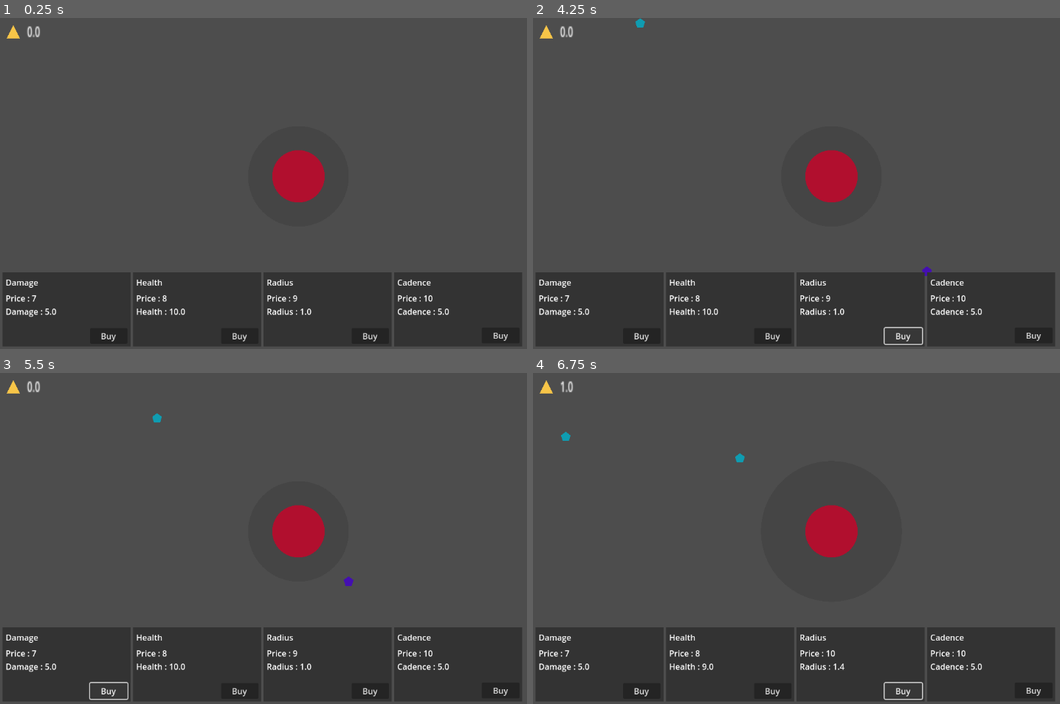
Above: before the commit, frames 1-4 (two rows, left to right).
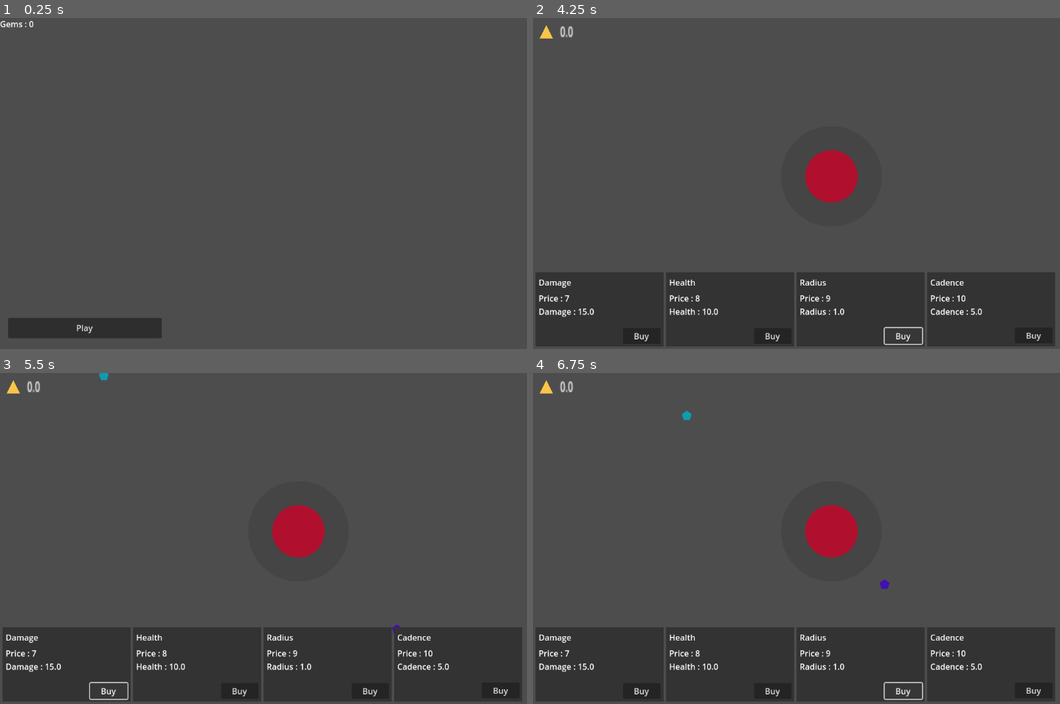
Above: after the commit, the same moments.

Repository: jakubaszcz/Prototype-Evil-Tower
Game: Godot game, scene res://Components/Scenes/Menu.tscn
Two runs of this game, one before a commit and one after it. Both use one fixed random seed, a clock stepped at 60 frames per second and the inputs below. Before the commit the project starts from res://Components/Scenes/Game.tscn.
Inputs (mouse positions are in pixels of both pictures, inside the frame that each line leads up to):
- Up to frame 1 (0.25 s): no input
- Up to frame 2 (4.25 s): click (775, 335) at 0.5 s, where only the run before the commit has a clickable "Buy"; click (617, 329) at 1.25 s, where only the run after the commit has a clickable "Play"; click "Buy" at 2 s; click "Buy" at 2.75 s; click "Buy" at 3.5 s
- Up to frame 3 (5.5 s): click "Buy" at 4.25 s; click "Buy" at 5 s
- Up to frame 4 (6.75 s): click "Buy" at 5.75 s; click "Buy" at 6.5 s

The runs differ from the first frame. In frame 1, 21% of the frame differs, in the area x 0-100%, y 0-100%; in frame 2, 0.1%; in frame 3, 0.2%; in frame 4, 0.3%.

Commit message:
[PET] Create Menu

Diff:
--- a/Components/Interfaces/game_over_ui.tscn
+++ b/Components/Interfaces/game_over_ui.tscn
@@ -34,4 +34,5 @@
 "
 
 [connection signal="pressed" from="VBoxContainer/Restart" to="." method="_on_restart_pressed"]
+[connection signal="pressed" from="VBoxContainer/Menu" to="." method="_on_menu_pressed"]
 [connection signal="pressed" from="VBoxContainer/Quit" to="." method="_on_quit_pressed"]
--- a/Components/Scenes/Game.tscn
+++ b/Components/Scenes/Game.tscn
@@ -1,6 +1,5 @@
-[gd_scene load_steps=9 format=3 uid="uid://dw6snjba4llv7"]
+[gd_scene load_steps=8 format=3 uid="uid://dw6snjba4llv7"]
 
-[ext_resource type="Script" uid="uid://b8oj5t1y3uoql" path="res://Scripts/Scenes/Game.gd" id="1_iqgff"]
 [ext_resource type="PackedScene" uid="uid://cq0st15no33wp" path="res://Components/Entities/Player.tscn" id="2_jru4f"]
 [ext_resource type="PackedScene" uid="uid://ootpfvisx2mm" path="res://Components/Entities/Map.tscn" id="3_jru4f"]
 [ext_resource type="PackedScene" uid="uid://dkhftkgwmo5w3" path="res://Components/Interfaces/Game/player_statistics.tscn" id="4_h73p6"]
@@ -10,7 +9,6 @@
 [ext_resource type="PackedScene" uid="uid://6bx4vjucv7wm" path="res://Components/Interfaces/game_over_ui.tscn" id="7_u1lbh"]
 
 [node name="Game" type="Node2D"]
-script = ExtResource("1_iqgff")
 
 [node name="Components" type="Node" parent="."]
 
--- /dev/null
+++ b/Components/Scenes/Menu.tscn
@@ -0,0 +1,22 @@
+[gd_scene load_steps=2 format=3 uid="uid://penchdojg3ck"]
+
+[ext_resource type="Script" uid="uid://cs42blsbj68yg" path="res://Scripts/Scenes/Menu.gd" id="1_06sn7"]
+
+[node name="Menu" type="Node2D"]
+script = ExtResource("1_06sn7")
+
+[node name="CanvasLayer" type="CanvasLayer" parent="."]
+
+[node name="Button" type="Button" parent="CanvasLayer"]
+offset_left = 16.0
+offset_top = 587.0
+offset_right = 316.0
+offset_bottom = 627.0
+text = "Play"
+
+[node name="Gems" type="Label" parent="CanvasLayer"]
+offset_right = 40.0
+offset_bottom = 23.0
+text = "Gems : 0"
+
+[connection signal="pressed" from="CanvasLayer/Button" to="." method="_on_button_pressed"]
--- a/Scripts/Game.gd
+++ b/Scripts/Game.gd
@@ -30,5 +30,4 @@
 	if (is_game_over):
 		game_gems = (survival_time + enemies_killed_count)/(survival_time/enemies_killed_count)
 		Global.ressources_gems += game_gems
-		print("You won "+str(game_gems))
-		print(str(survival_time))
+		print(str(Global.ressources_gems))
--- a/Scripts/Global.gd
+++ b/Scripts/Global.gd
@@ -1,44 +1,40 @@
 extends Node
 
-# Progression file
-var progression_file_extension := "cfg"
-var progression_file := "progression" + "." + progression_file_extension
-var progression_path := "user://" + progression_file
 
-# Ressources
-var ressources_gems : int = 0 # IG Coins Ressources
+var progression_path := "user://progression.cfg"
 
+var ressources_gems : int = 0
+var abilities_attack : float = 10.0
+var abilities_radius : float = 0.0
+var abilities_health : float = 0.0
+var abilities_cadence : float = 0.0
+var start_coin : int = 0
 
-# Abilities
-var abilities_attack : float = 0.0 # Global Abilities, That Affects IG
-var abilities_radius : float = 0.0  # Global Abilities, That Affects IG
-var abilities_health : float = 0.0 # Global Abilities, That Affects IG
-var abilities_cadence : float = 0.0
-
-# Bonuses
-var start_coin := 0
-
-# Load Progression
 func load_progression():
-	var config := ConfigFile.new()
+	var config = ConfigFile.new()
 	var error = config.load(progression_path)
 	if error == OK:
-		ressources_gems = config.get_value("progress", "gems", 0)
-		abilities_health = config.get_value("progress", "attack", 10)
-		abilities_radius = config.get_value("progress", "radius", 10)
-		abilities_health = config.get_value("progress", "health", 10)
-		abilities_cadence = config.get_value("progress", "cadence", 10)
-		start_coin = config.get_value("progress", "coin", 0)
+		ressources_gems   = config.get_value("progress", "gems", 0)
+		abilities_attack  = config.get_value("progress", "attack", 0.0)
+		abilities_radius  = config.get_value("progress", "radius", 0.0)
+		abilities_health  = config.get_value("progress", "health", 0.0)
+		abilities_cadence = config.get_value("progress", "cadence", 0.0)
+		start_coin        = config.get_value("progress", "coin", 0)
+		print("Save chargée :", ProjectSettings.globalize_path(progression_path))
 	else:
-		print("No save have been found.")
+		print("Pas de save trouvée, valeurs par défaut.")
 
-# Save Progression
 func save_progression():
 	var config = ConfigFile.new()
-	config.get_value("progress", "gems", ressources_gems)
-	config.get_value("progress", "attack", abilities_attack)
-	config.get_value("progress", "radius", abilities_radius)
-	config.get_value("progress", "health", abilities_health)
-	config.get_value("progress", "cadence", abilities_cadence)
-	config.get_value("progress", "coin", start_coin)
-	config.save(progression_path)
+	config.set_value("progress", "gems", ressources_gems)
+	config.set_value("progress", "attack", abilities_attack)
+	config.set_value("progress", "radius", abilities_radius)
+	config.set_value("progress", "health", abilities_health)
+	config.set_value("progress", "cadence", abilities_cadence)
+	config.set_value("progress", "coin", start_coin)
+
+	var err = config.save(progression_path)
+	if err != OK:
+		push_error("Erreur de sauvegarde : " + str(err))
+	else:
+		print("💾 Sauvegarde réussie :", ProjectSettings.globalize_path(progression_path))
--- a/Scripts/Interfaces/game_over_ui.gd
+++ b/Scripts/Interfaces/game_over_ui.gd
@@ -10,9 +10,17 @@
 		$"VBoxContainer/Total Gems".text = "Total gems : " + str(Global.ressources_gems - Game.game_gems) + " + " + str(Game.game_gems)
 
 
-func _on_restart_pressed() -> void:
-	get_tree().change_scene_to_file(get_tree().current_scene.scene_file_path)
 
 
 func _on_quit_pressed() -> void:
+	Global.save_progression()
 	get_tree().quit()
+
+
+func _on_restart_pressed() -> void:
+	Global.save_progression()
+
+
+func _on_menu_pressed() -> void:
+	Global.save_progression()
+	get_tree().change_scene_to_file("res://Components/Scenes/Menu.tscn")
--- a/Scripts/Scenes/Game.gd
+++ b/Scripts/Scenes/Game.gd
@@ -1,5 +1 @@
 extends Node2D
-
-func _ready():
-	# Load Progression
-	Global.load_progression()
--- /dev/null
+++ b/Scripts/Scenes/Menu.gd
@@ -0,0 +1,8 @@
+extends Node2D
+
+func _ready() -> void:
+	Global.load_progression()
+	$CanvasLayer/Gems.text = "Gems : " + str(Global.ressources_gems)
+
+func _on_button_pressed() -> void:
+	get_tree().change_scene_to_file("res://Components/Scenes/Game.tscn")
--- a/project.godot
+++ b/project.godot
@@ -11,7 +11,7 @@
 [application]
 
 config/name="Prototype Evil Tower"
-run/main_scene="uid://dw6snjba4llv7"
+run/main_scene="uid://penchdojg3ck"
 config/features=PackedStringArray("4.5", "Forward Plus")
 config/icon="res://icon.svg"
 
Not shown, added: Scripts/Scenes/Menu.gd.uid
